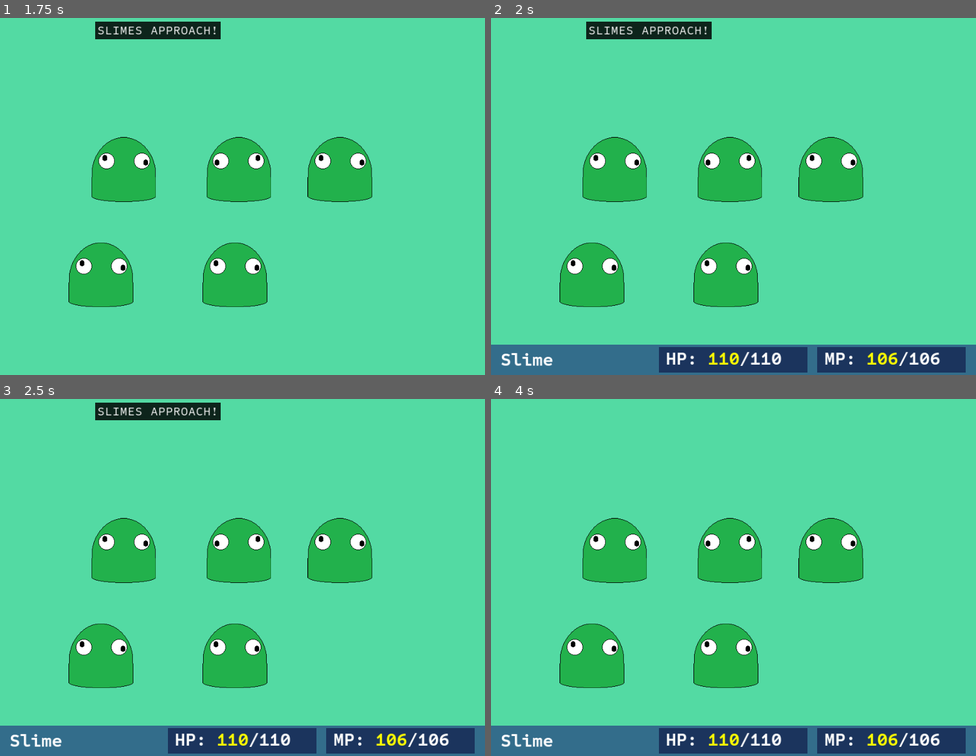
Above: before the commit, frames 1-4 (two rows, left to right).
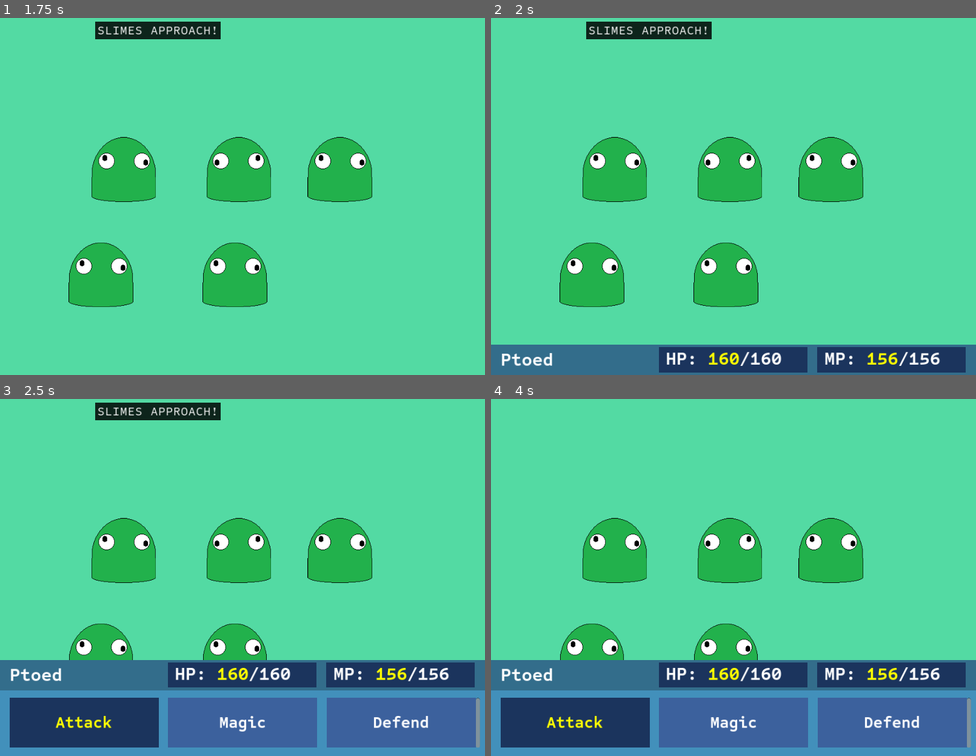
Above: after the commit, the same moments.

Repository: Tougon/CopyrightRPG
Game: Godot game, scene res://src/RPGData/Scenes/BattleScene.tscn
Same seed, same stepped clock (60 frames per second), same inputs: the game is played once before the commit and once after it. Video files are missing from this copy of the repository; at most half a second of black plays in their place.
Inputs (mouse positions are in pixels of both pictures, inside the frame that each line leads up to):
- Up to frame 1 (1.75 s): tap Enter at 0.5 s; move the mouse to (349, 175) at 0.52 s; click (349, 175) at 0.67 s; drag from (145, 210) to (218, 264) at 1.27 s
- Up to frame 2 (2 s): no input
- Up to frame 3 (2.5 s): move the mouse to (291, 495) at 2.02 s; click (291, 495) at 2.17 s
- Up to frame 4 (4 s): click "Attack" at 2.75 s; tap Space at 3.5 s; drag from (709, 645) to (588, 520) at 3.52 s

Frame 1 is identical in both runs. In frame 2, 0.3% of the frame differs, in the area x 2-91%, y 93-98%; in frame 3, 27%, in the area x 0-100%, y 73-100%; in frame 4, 27%.

Commit message:
1-18-24 - Damage fixes
Fixed critical error in the damage roll that caused the damage to be inconsistent with the original project

Diff:
--- a/assets/Tweens/UI/Battle/ui_player_battle_main_open.tres
+++ b/assets/Tweens/UI/Battle/ui_player_battle_main_open.tres
@@ -29,7 +29,7 @@
 property_name = "position"
 material_property = false
 duration = 0.0
-delay = 0.75
+delay = 0.4
 transition = 0
 ease = 0
 relative = false
--- a/src/RPGData/Scenes/BattleScene.tscn
+++ b/src/RPGData/Scenes/BattleScene.tscn
@@ -10,6 +10,7 @@
 [ext_resource type="Script" path="res://addons/toui/src/tween_player_ui.gd" id="5_35o0w"]
 [ext_resource type="PackedScene" uid="uid://bwasyygv0uw3e" path="res://src/RPGData/Scenes/Entity/EnemyController.tscn" id="5_c337l"]
 [ext_resource type="Script" path="res://addons/totween/src/tween_resource_instance.gd" id="6_6cut8"]
+[ext_resource type="Resource" uid="uid://bg2eiaprg7wnq" path="res://assets/Entities/test_player.tres" id="6_j3wjk"]
 [ext_resource type="PackedScene" uid="uid://d3q7hew02l55r" path="res://src/RPGData/Scenes/UI/player_battle_main_ui.tscn" id="6_uymxx"]
 [ext_resource type="Resource" uid="uid://cxaydqux6r557" path="res://assets/Tweens/Transition/iris_in.tres" id="7_yuhhm"]
 [ext_resource type="PackedScene" uid="uid://cthe7pior4ql6" path="res://src/RPGData/Scenes/UI/player_battle_target_ui.tscn" id="8_q7178"]
@@ -68,10 +69,12 @@
 [node name="TempPlayer" parent="Entities" instance=ExtResource("4_al1wb")]
 position = Vector2(200, 522)
 attack_action = ExtResource("5_7bqix")
+current_entity = ExtResource("6_j3wjk")
 
 [node name="TempPlayer2" parent="Entities" instance=ExtResource("4_al1wb")]
 position = Vector2(465, 522)
 attack_action = ExtResource("5_7bqix")
+current_entity = ExtResource("6_j3wjk")
 
 [node name="TempEnemy" parent="Entities" instance=ExtResource("5_c337l")]
 position = Vector2(473, 314)
@@ -87,13 +90,14 @@
 
 [node name="Player UI" type="CanvasLayer" parent="UI"]
 
-[node name="Player Main Menu2" parent="UI/Player UI" instance=ExtResource("6_uymxx")]
+[node name="Player Main Menu" parent="UI/Player UI" instance=ExtResource("6_uymxx")]
 
 [node name="Target Menu" parent="UI/Player UI" instance=ExtResource("8_q7178")]
 
 [node name="Dialogue Canvas" parent="UI" instance=ExtResource("9_4k33p")]
 offset = Vector2(0, 20)
 transform = Transform2D(1, 0, 0, 1, 0, 20)
+word_pause = 0.1
 dialogue_end_time = 0.2
 
 [node name="BG Fade Canvas" type="CanvasLayer" parent="UI"]
--- a/src/RPGData/Scenes/Entity/EntityController.gd
+++ b/src/RPGData/Scenes/Entity/EntityController.gd
@@ -201,7 +201,7 @@
 func apply_damage(val : int, crit : bool, vibrate : bool, hit : bool = true):
 	if is_defeated : return;
 
-	#print("Damaging for " + str(val));
+	print("Damaging for " + str(val));
 
 	if val == 0 :
 		if vibrate :
--- /dev/null
+++ b/src/RPGData/Scenes/UI/entity_info_battle.tscn
@@ -0,0 +1,11 @@
+[gd_scene load_steps=2 format=3 uid="uid://fc3f0fm8hsw0"]
+
+[ext_resource type="PackedScene" uid="uid://cfwqqndo7yhc8" path="res://src/RPGData/Scenes/UI/entity_info.tscn" id="1_xuebw"]
+
+[node name="Entity Info" instance=ExtResource("1_xuebw")]
+
+[node name="Padding" parent="HBoxContainer" index="0"]
+visible = false
+
+[node name="Player Name" parent="HBoxContainer" index="1"]
+visible = false
--- a/src/RPGData/Scripts/Spells/attack_spell.gd
+++ b/src/RPGData/Scripts/Spells/attack_spell.gd
@@ -98,12 +98,12 @@
 		var atk_mod = user.get_attack_modifier();
 		if atk_type == SpellHitType.Special: atk_mod = user.get_sp_attack_modifier();
 		var def_mod = target.get_defense_modifier();
-		if def_type == SpellHitType.Special: atk_mod = user.get_sp_defense_modifier();
+		if def_type == SpellHitType.Special: atk_mod = target.get_sp_defense_modifier();
 
 		var atk = user.param.entity_atk;
 		if atk_type == SpellHitType.Special : atk = user.param.entity_sp_atk;
-		var def = user.param.entity_def;
-		if def_type == SpellHitType.Special : def = user.param.entity_sp_def;
+		var def = target.param.entity_def;
+		if def_type == SpellHitType.Special : def = target.param.entity_sp_def;
 
 		if critical && atk_mod < 1 : atk_mod = 1;
 		if critical && def_mod > 1 : def_mod = 1;
@@ -113,7 +113,7 @@
 		var atk_mods_post = user.get_attack_modifiers();
 		if atk_type == SpellHitType.Special: atk_mods_post = user.get_sp_attack_modifiers();
 		var def_mods_post = target.get_defense_modifiers();
-		if def_type == SpellHitType.Special: def_mods_post = user.get_sp_defense_modifier();
+		if def_type == SpellHitType.Special: def_mods_post = target.get_sp_defense_modifier();
 
 		for f in atk_mods_post :
 			damage *= f;
Not shown: 1 places in src/RPGData/Scenes/BattleScene.tscn that only renumber resources
